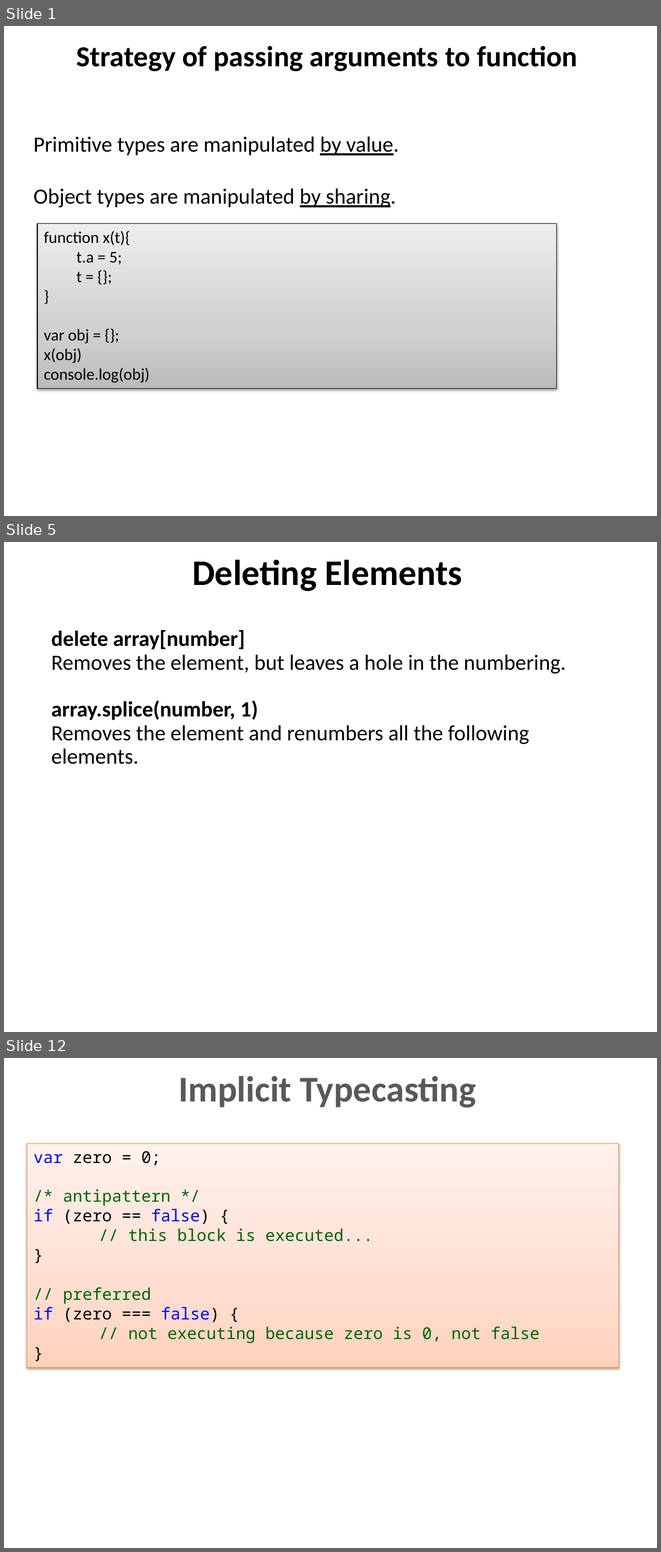
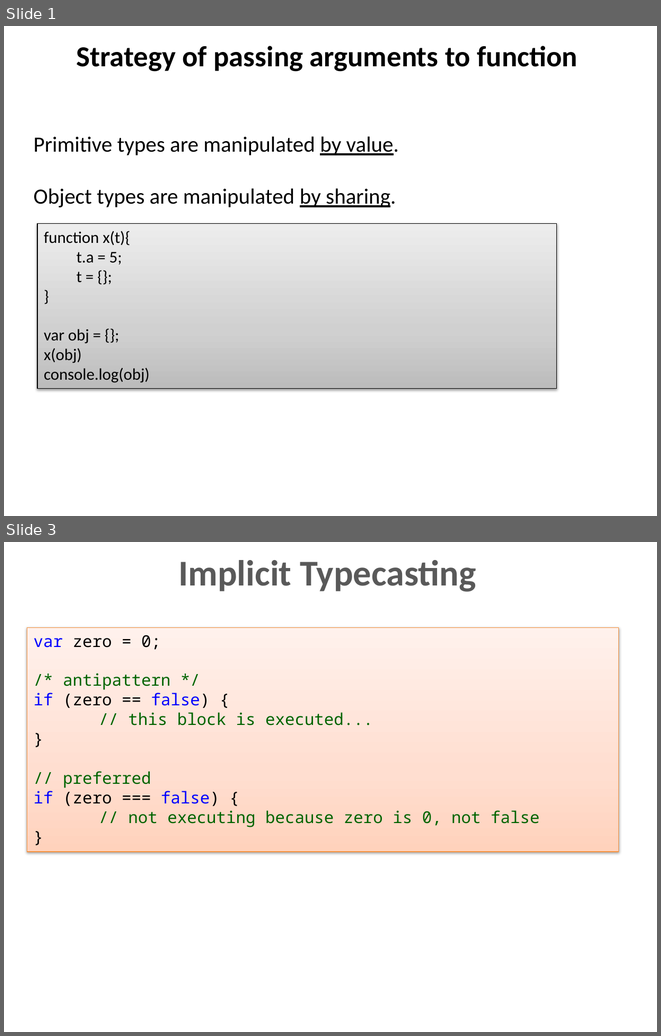
Before and after one commit to dzmitry-varabei/front-end-course, a slide deck: js-data-types/Data_types.pptx. Shown one above the other, each under a label of ours: slides 1, 5 and 12 before the commit, slides 1 and 3 after it; the slides between them are not shown. The pictures are 661x1552 and 661x1036 pixels, drawn with LibreOffice and Linux fonts; fonts in the diff are those of the drawing. Boxes give left, top, right and bottom in pixels: in the first picture for what was removed or moved away, otherwise in the second. Text is boxed around its words. In the diff, an @@ line names an element or a change of style, - is before the commit and + after.

```diff
--- a/js-data-types/Data_types.pptx
+++ b/js-data-types/Data_types.pptx
@@ slide 5 removed at [4, 542, 657, 1032], background #FFFFFF @@
@@ title removed at [192, 559, 462, 591] @@
-Deleting Elements
@@ text removed at [51, 630, 566, 764] @@
-delete array[number]
-Removes the element, but leaves a hole in the numbering.
-array.splice(number, 1)
-Removes the element and renumbers all the following elements.
@@ what was slide 12 is now slide 3 @@
```
Also in this commit, not shown: 1 slide changed, 8 other slides removed, 2 other files.
